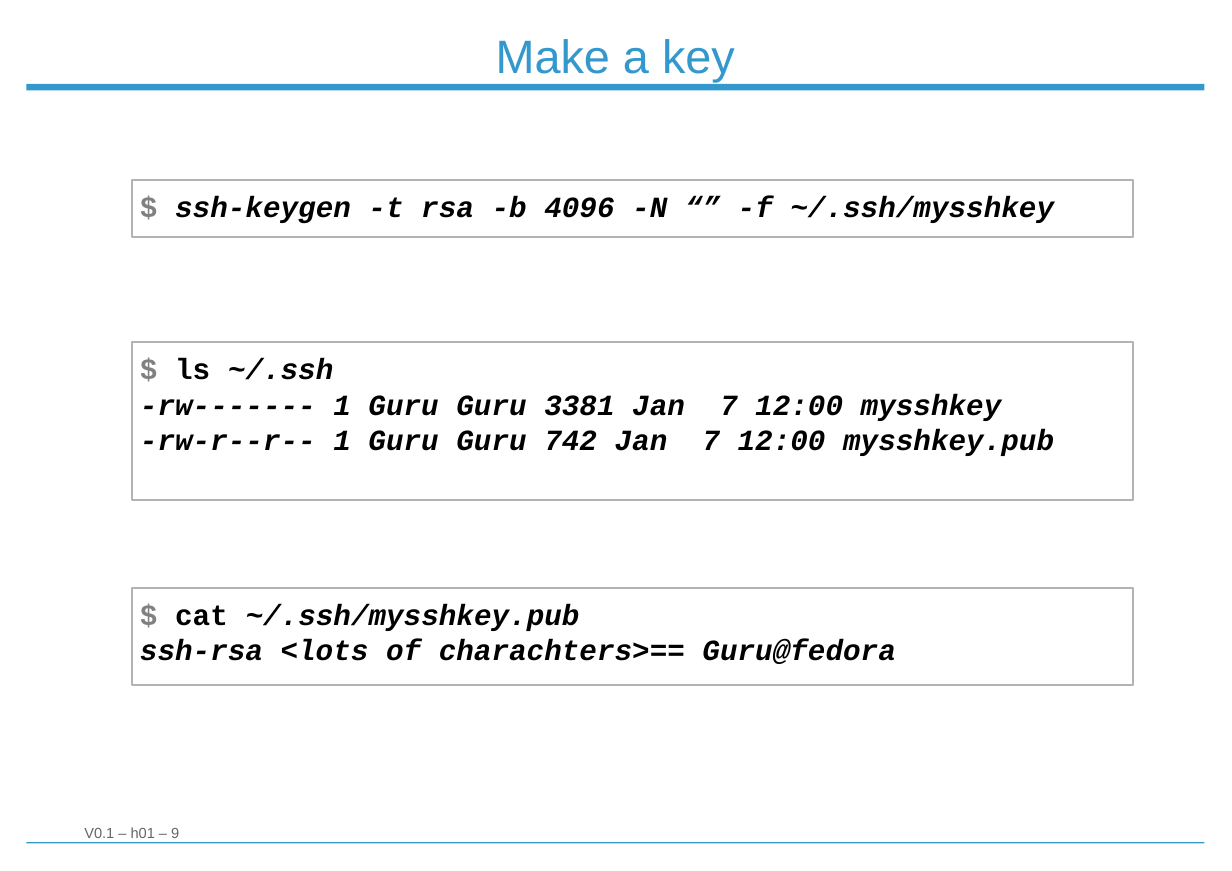
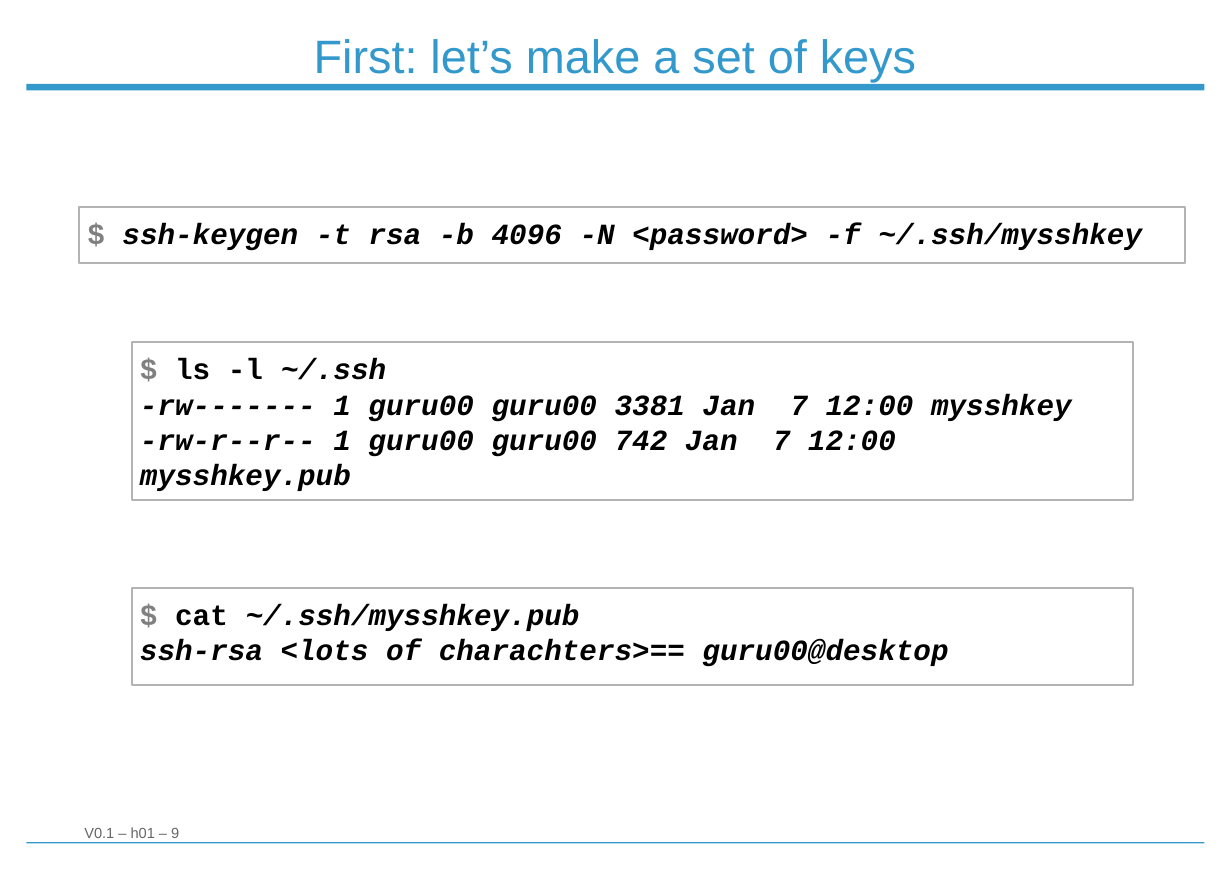
Before and after one commit to Strobodov/workshop_linux_server, a slide deck: slide 9 of Workshop_Linux_Server_101.odp. Drawn at 1232x871 pixels with LibreOffice and Linux fonts; fonts in the diff are those of the drawing; background and template pictures are left out. Boxes give left, top, right and bottom in pixels: in the first picture for what was removed or moved away, otherwise in the second. Text is boxed around its words. In the diff, an @@ line names an element or a change of style, - is before the commit and + after.

```diff
--- a/Workshop_Linux_Server_101.odp
+++ b/Workshop_Linux_Server_101.odp
@@ title at box(314, 39, 916, 82): text changed @@
-Make a key
+First: let’s make a set of keys
@@ rectangle "$ ssh-keygen -t rsa -b ...": place and size @@
-rectangle "$ ssh-keygen -t rsa -b ..." at box(132, 180, 1133, 237)
+rectangle "$ ssh-keygen -t rsa -b ..." at box(79, 207, 1186, 263)
@@ text in rectangle at box(122, 223, 1142, 251): text changed @@
-$ ssh-keygen -t rsa -b 4096 -N “” -f ~/.ssh/mysshkey
+$ ssh-keygen -t rsa -b 4096 -N <password> -f ~/.ssh/mysshkey
@@ text in rectangle at box(140, 359, 1072, 491): text changed @@
-$ ls ~/.ssh
--rw------- 1 Guru Guru 3381 Jan 7 12:00 mysshkey
--rw-r--r-- 1 Guru Guru 742 Jan 7 12:00 mysshkey.pub
+$ ls -l ~/.ssh
+-rw------- 1 guru00 guru00 3381 Jan 7 12:00 mysshkey
+-rw-r--r-- 1 guru00 guru00 742 Jan 7 12:00 mysshkey.pub
@@ text in rectangle at box(140, 639, 948, 667): text changed @@
-ssh-rsa <lots of charachters>== Guru@fedora
+ssh-rsa <lots of charachters>== guru00@desktop
```
Also in this commit, not shown: 11 other slides changed, 8 slides added, 1 slide removed, 6 other files.
